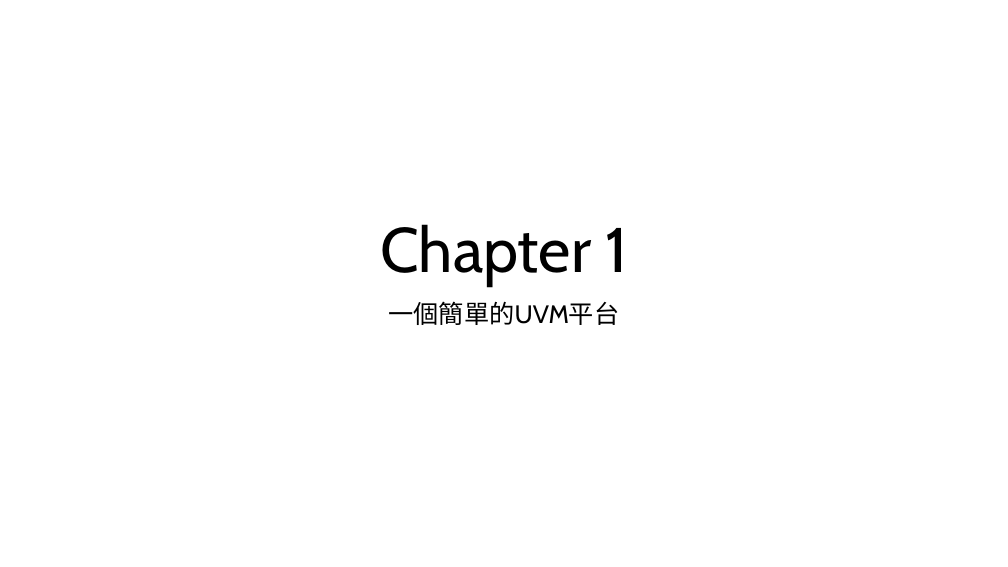
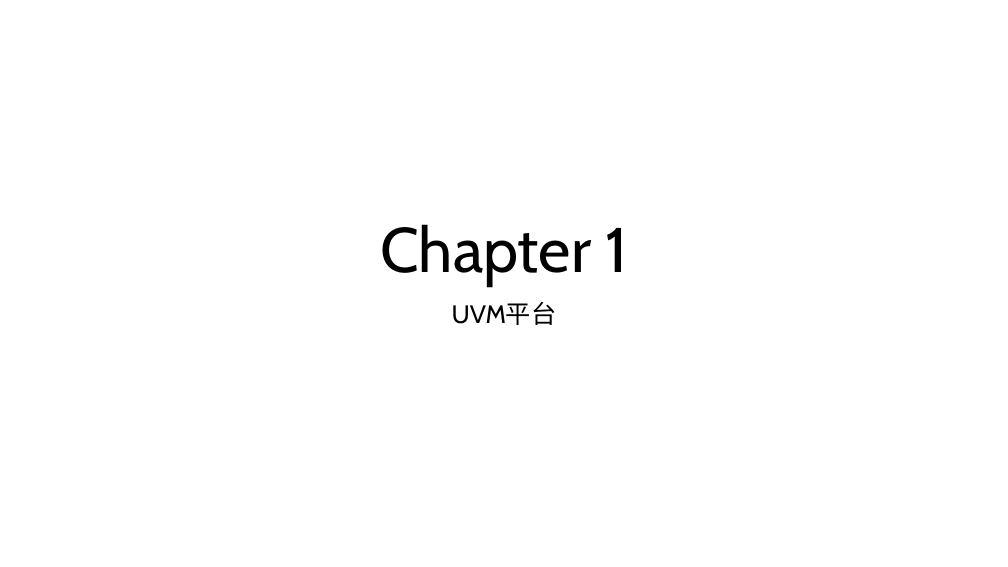
Before and after one commit to s9001055/DV_learning, a slide deck: slide 3 of UVM/UVM.pptx. Drawn at 1008x567 pixels with LibreOffice and Linux fonts; fonts in the diff are those of the drawing. Boxes give left, top, right and bottom in pixels: in the first picture for what was removed or moved away, otherwise in the second. Text is boxed around its words. In the diff, an @@ line names an element or a change of style, - is before the commit and + after.

```diff
--- a/UVM/UVM.pptx
+++ b/UVM/UVM.pptx
@@ subtitle at box(452, 302, 557, 325): text changed @@
-一個簡單的UVM平台
+UVM平台
```
Also in this commit, not shown: 1 other slide changed, 2 slides added.
